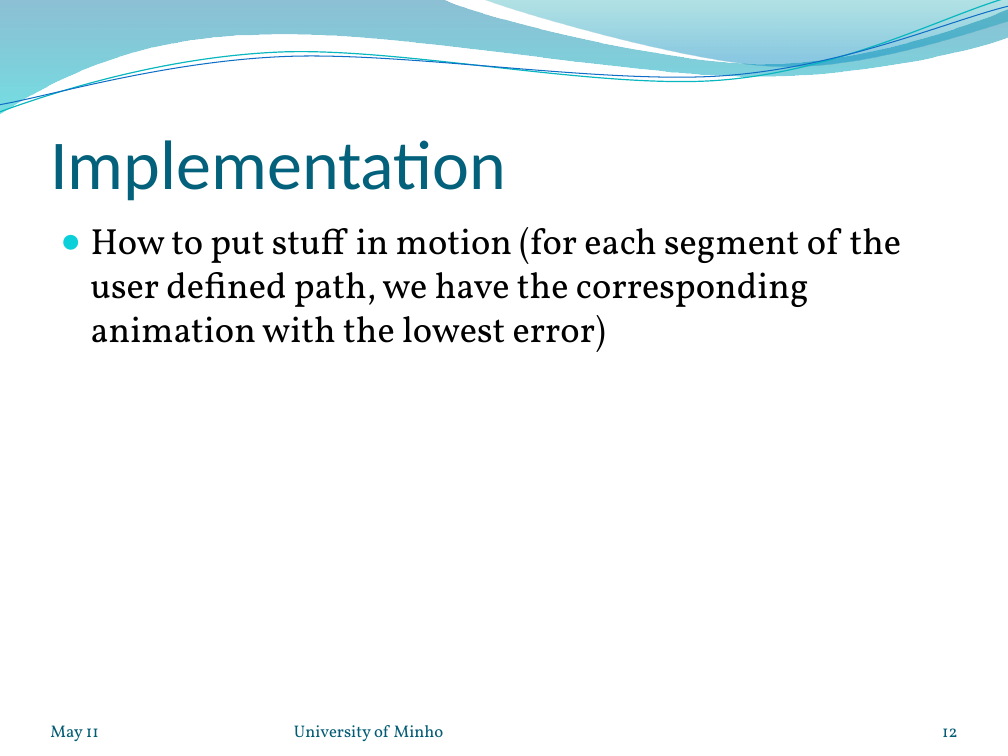
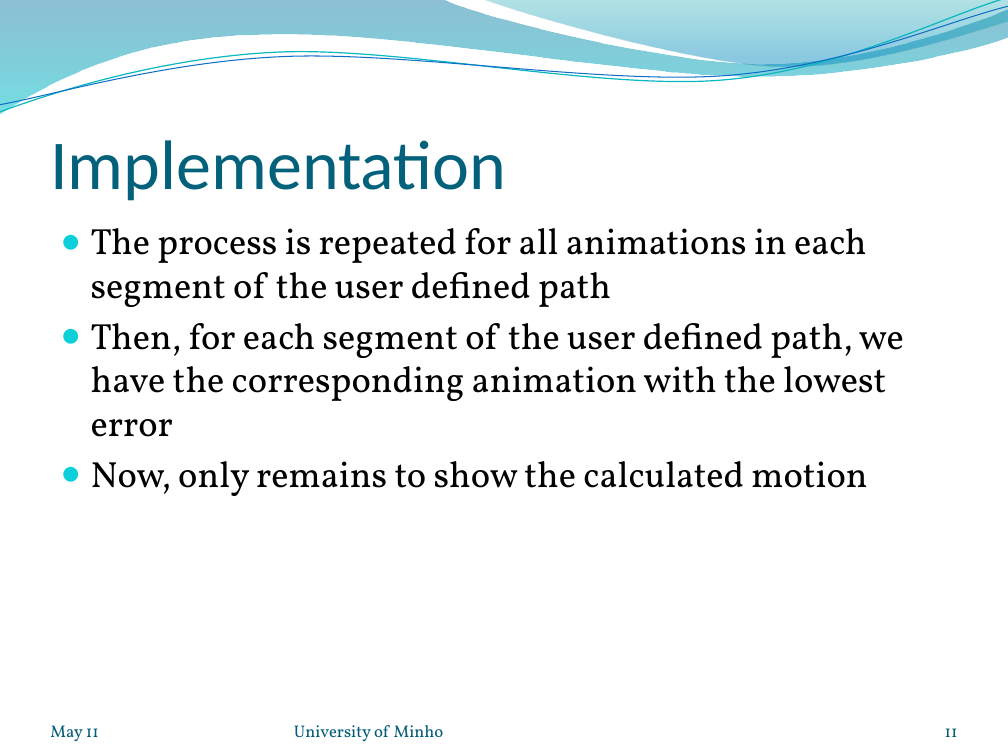
Before and after one commit to nunosilva800/Motion-Graphs, a slide deck: slide 11 of relatorio/motion_graphs_presentation.pptx (slide 12 before the commit). Drawn at 1008x756 pixels with LibreOffice and Linux fonts; fonts in the diff are those of the drawing; background and template pictures are left out. Boxes give left, top, right and bottom in pixels: in the first picture for what was removed or moved away, otherwise in the second. Text is boxed around its words. In the diff, an @@ line names an element or a change of style, - is before the commit and + after.

Commit message:
updated presentation

```diff
--- a/relatorio/motion_graphs_presentation.pptx
+++ b/relatorio/motion_graphs_presentation.pptx
@@ text at [91,228,904,496]: text changed @@
-● How to put stuff in motion (for each segment of the user defined path, we have the corresponding animation with the lowest error)
+● The process is repeated for all animations in each segment of the user defined path
+● Then, for each segment of the user defined path, we have the corresponding animation with the lowest error
+● Now, only remains to show the calculated motion
@@ page number at [945,728,958,737]: text changed @@
-12
+11
```
Also in this commit, not shown: 6 other slides changed, 1 slide removed.
